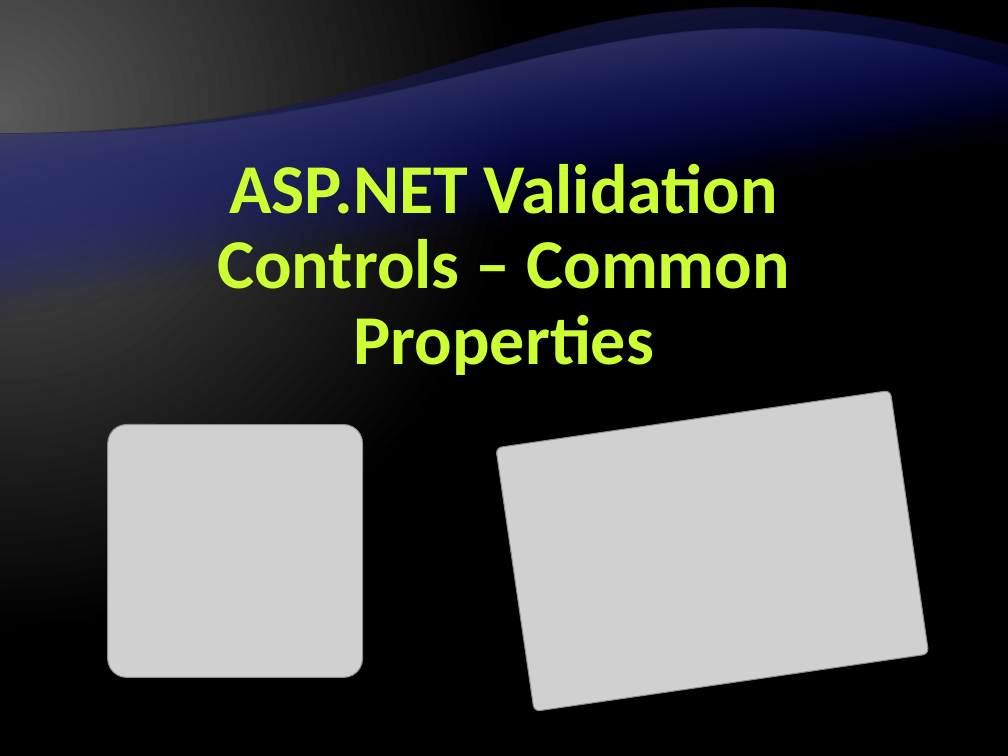
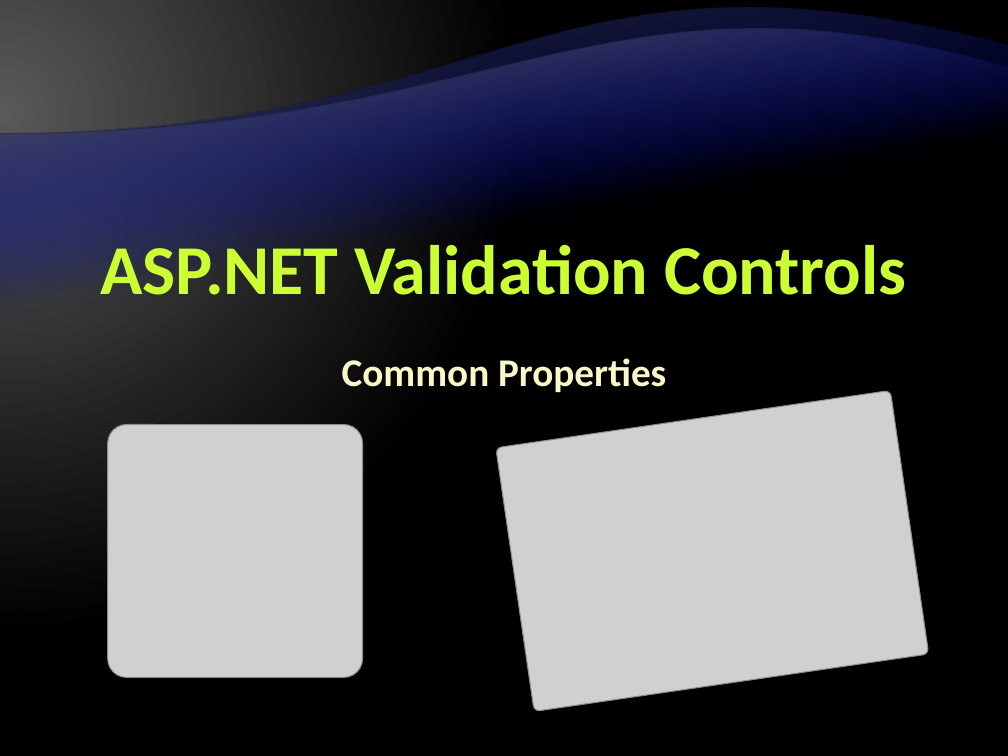
Before and after one commit to Graveheart/aspnetcourse, a slide deck: slide 13 of 2010/lectures/11. ASP.NET-Validation-Controls.pptx. Drawn at 1008x756 pixels with LibreOffice and Linux fonts; fonts in the diff are those of the drawing; grey boxes stand for pictures; background and template pictures are left out. Boxes give left, top, right and bottom in pixels: in the first picture for what was removed or moved away, otherwise in the second. Text is boxed around its words. In the diff, an @@ line names an element or a change of style, - is before the commit and + after.

```diff
--- a/2010/lectures/11. ASP.NET-Validation-Controls.pptx
+++ b/2010/lectures/11. ASP.NET-Validation-Controls.pptx
@@ title at [100, 236, 906, 295]: text changed @@
-ASP.NET Validation Controls – Common Properties
+ASP.NET Validation Controls
@@ subtitle added at [342, 358, 666, 392], 28 pt, text #FAF7C8, bold @@
+Common Properties
```
Also in this commit, not shown: 2 other slides changed, 1 other file.
